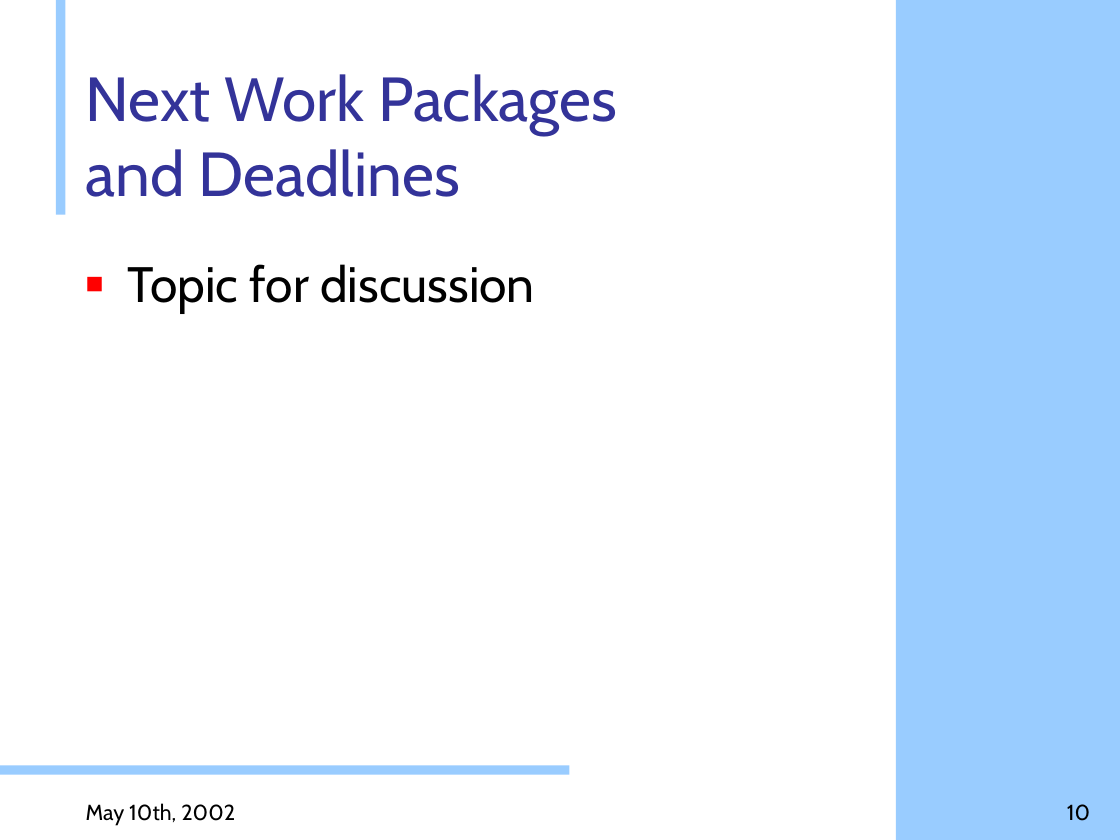
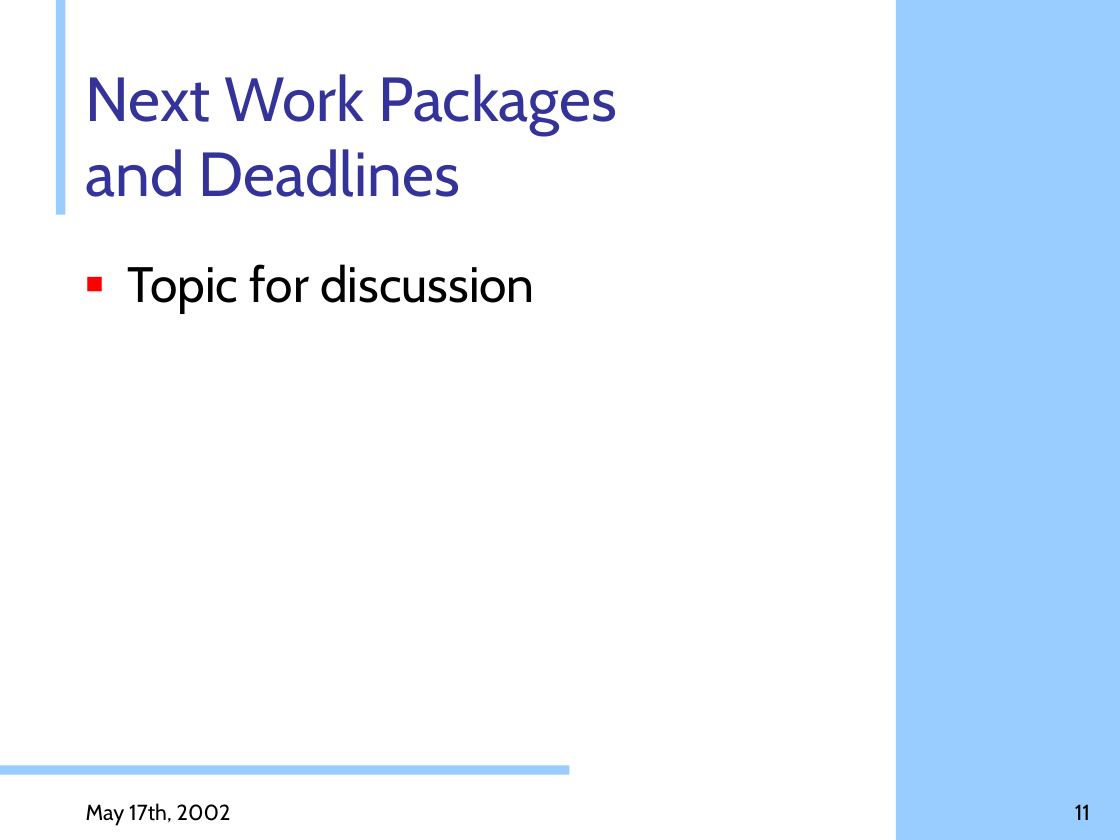
Before and after one commit to doublec/aliceml-abandoned, a slide deck: slide 11 of doc/presentations/progress20020510 Leif.ppt (slide 10 before the commit). Drawn at 1120x840 pixels with LibreOffice and Linux fonts; fonts in the diff are those of the drawing; background and template pictures are left out. Boxes give left, top, right and bottom in pixels: in the first picture for what was removed or moved away, otherwise in the second. Text is boxed around its words. In the diff, an @@ line names an element or a change of style, - is before the commit and + after.

```diff
--- a/doc/presentations/progress20020510 Leif.ppt
+++ b/doc/presentations/progress20020510 Leif.ppt
@@ text at <box>86,803,231,825</box>: text changed @@
-May 10th, 2002
+May 17th, 2002
@@ page number at <box>1075,804,1090,820</box>: text changed @@
-10
+11
```
Also in this commit, not shown: 9 other slides changed, 1 slide added.
